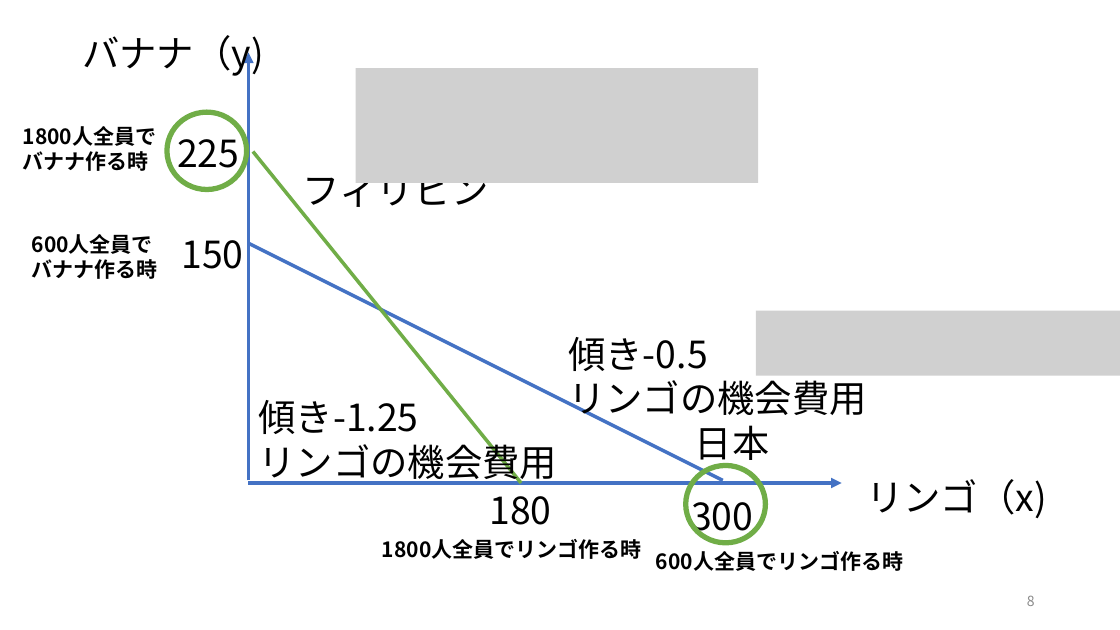
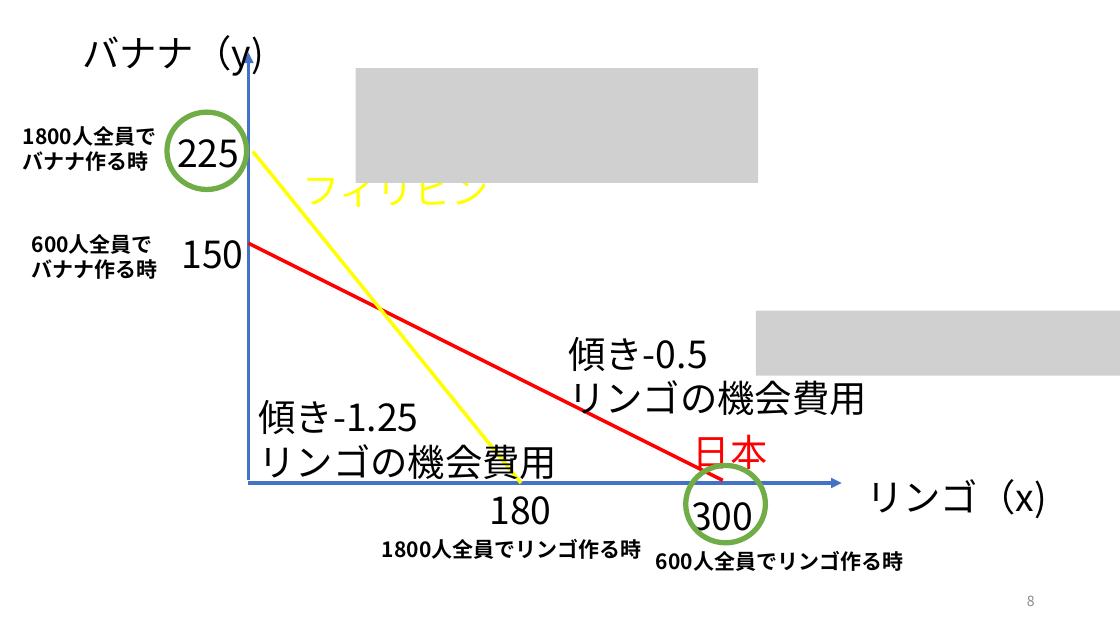
Before and after one commit to ayumu-tanaka/mof2026, a slide deck: slide 8 of slides/04.pptx. Drawn at 1120x630 pixels with LibreOffice and Linux fonts; fonts in the diff are those of the drawing; grey boxes stand for pictures. Boxes give left, top, right and bottom in pixels: in the first picture for what was removed or moved away, otherwise in the second. Text is boxed around its words. In the diff, an @@ line names an element or a change of style, - is before the commit and + after.

```diff
--- a/slides/04.pptx
+++ b/slides/04.pptx
@@ line (253, 151) - (521, 483): stroke #70AD47 3 pt to #FFFF00 3 pt @@
@@ text "フィリピン" at [303,167,489,215]: text colour #000000 to #FFFF00 @@
@@ line (249, 244) - (723, 481): stroke #4472C4 3 pt to #FF0000 3 pt @@
@@ text "日本": place and size @@
-text "日本" at [695,425,770,467]
+text "日本" at [693,434,768,476]
@@ text "日本" at [693,434,768,476]: text colour #000000 to #FF0000 @@
```
Also in this commit, not shown: 6 other slides changed, 1 other file.
